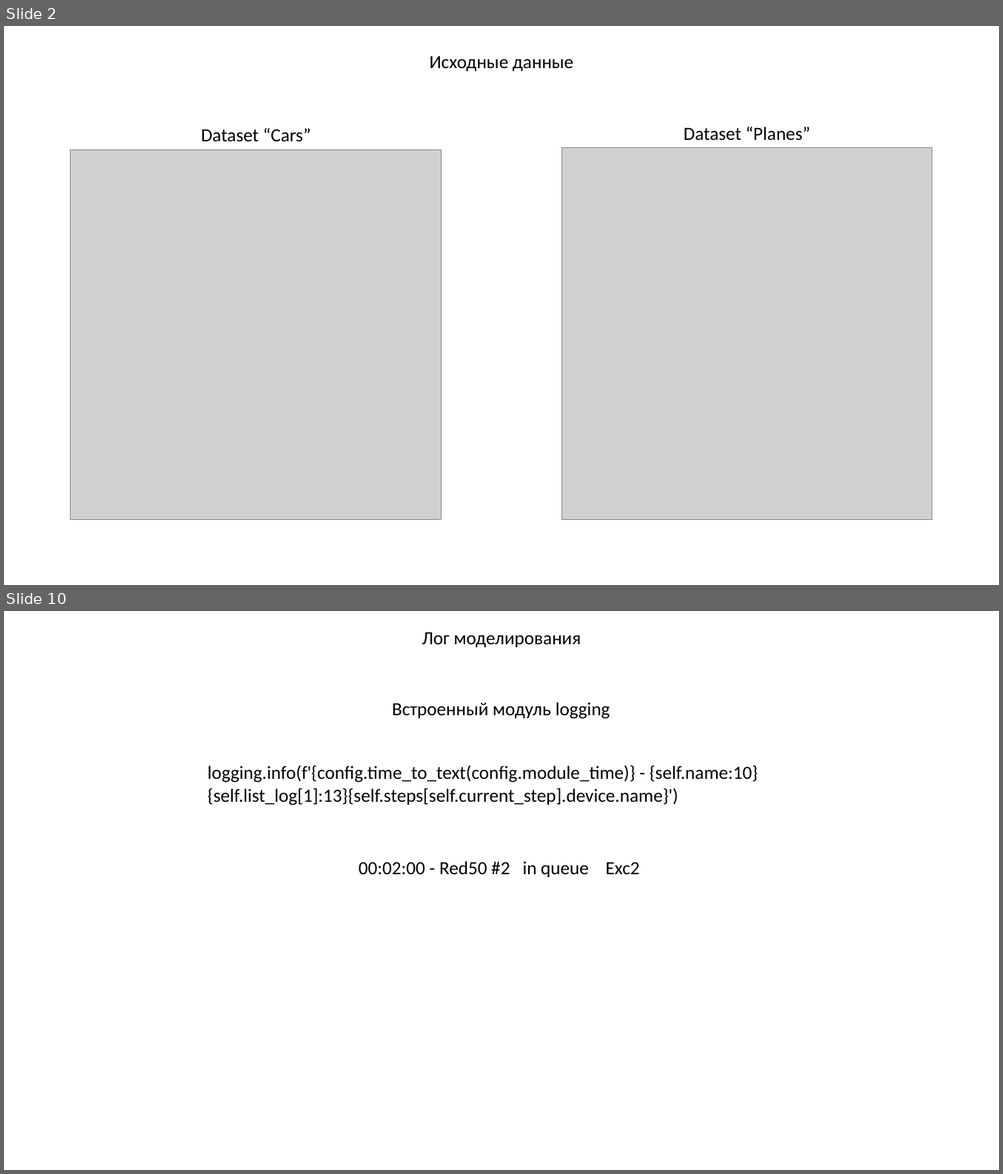
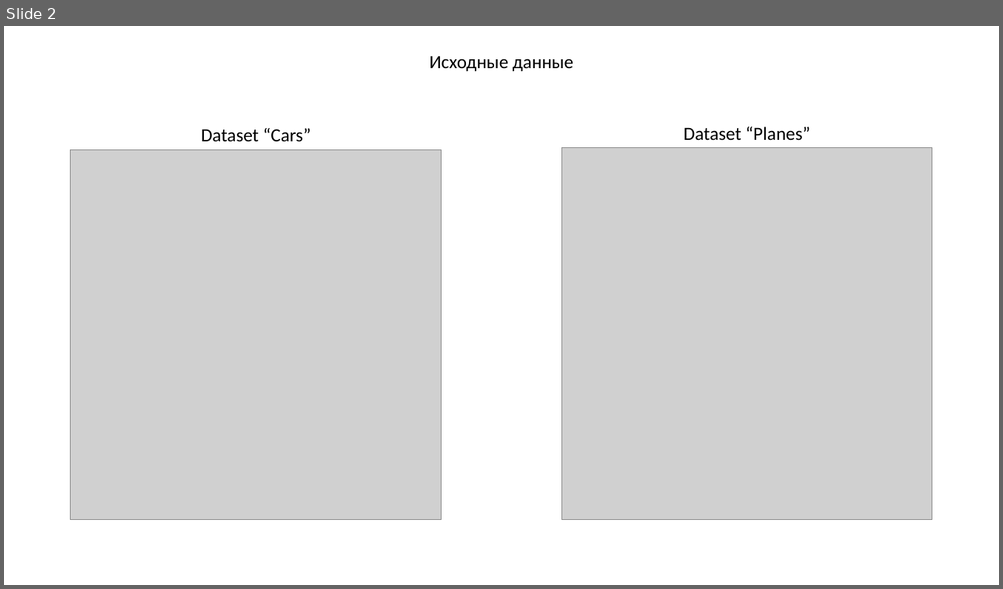
Before and after one commit to KanVull/Kursach-8Sem, a slide deck: Презентация.pptx. Shown one above the other, each under a label of ours: slides 2 and 10 before the commit, slide 2 after it; the slides between them are not shown. The pictures are 1003x1174 and 1003x589 pixels, drawn with LibreOffice and Linux fonts; fonts in the diff are those of the drawing; grey boxes stand for pictures. Boxes give left, top, right and bottom in pixels: in the first picture for what was removed or moved away, otherwise in the second. Text is boxed around its words. In the diff, an @@ line names an element or a change of style, - is before the commit and + after.

```diff
--- a/Презентация.pptx
+++ b/Презентация.pptx
@@ slide 10 removed at [4, 611, 999, 1170], background #FFFFFF @@
@@ text removed at [422, 632, 581, 647] @@
-Лог моделирования
@@ text removed at [392, 702, 610, 719] @@
-Встроенный модуль logging
@@ text removed at [208, 765, 757, 806] @@
-logging.info(f'{config.time_to_text(config.module_time)} - {self.name:10}{self.list_log[1]:13}{self.steps[self.current_step].device.name}')
@@ text removed at [358, 861, 640, 877] @@
-00:02:00 - Red50 #2 in queue Exc2
```
Also in this commit, not shown: 1 slide changed, 6 slides added, 13 other slides removed, 4 other files.
